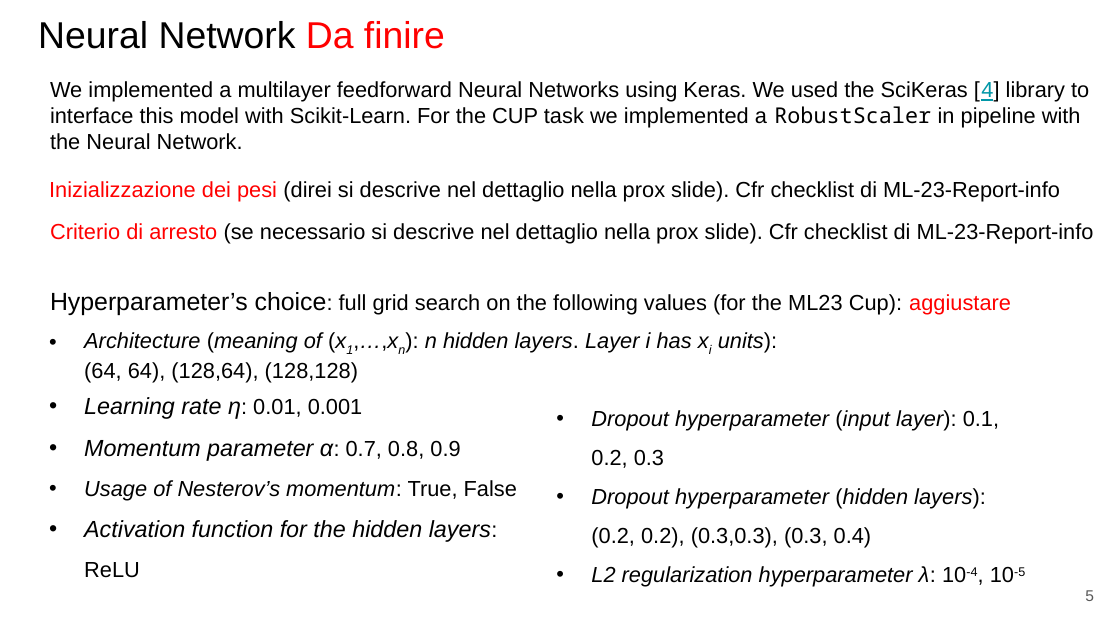
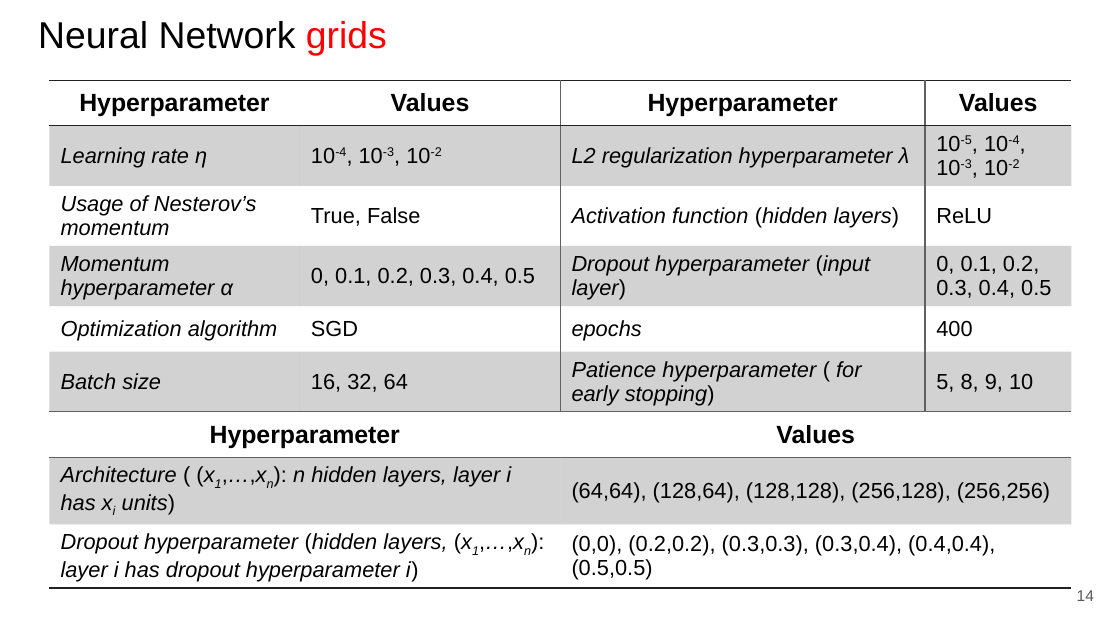
Before and after one commit to paolo-junior-mollica/machine-learning-project, a slide deck: slide 14 of relazione/ML-2023-PRJ-Slides-Demo.pptx (slide 5 before the commit). Drawn at 1120x630 pixels with LibreOffice and Linux fonts; fonts in the diff are those of the drawing. Boxes give left, top, right and bottom in pixels: in the first picture for what was removed or moved away, otherwise in the second. Text is boxed around its words. In the diff, an @@ line names an element or a change of style, - is before the commit and + after.

```diff
--- a/relazione/ML-2023-PRJ-Slides-Demo.pptx
+++ b/relazione/ML-2023-PRJ-Slides-Demo.pptx
@@ title at (x1=38, y1=21, x2=387, y2=56): text changed @@
-Neural Network Da finire
+Neural Network grids
@@ table added at (x1=49, y1=81, x2=1072, y2=598), 9 rows, 4 columns @@
+Hyperparameter | Values | Hyperparameter | Values
+Learning rate η | 10-4, 10-3, 10-2 | L2 regularization hyperparameter λ | 10-5, 10-4, 10-3, 10-2
+Usage of Nesterov’s momentum | True, False | Activation function (hidden layers) | ReLU
+Momentum hyperparameter α | 0, 0.1, 0.2, 0.3, 0.4, 0.5 | Dropout hyperparameter (input layer) | 0, 0.1, 0.2, 0.3, 0.4, 0.5
+Optimization algorithm | SGD | epochs | 400
+Batch size | 16, 32, 64 | Patience hyperparameter ( for early stopping) | 5, 8, 9, 10
+Hyperparameter |  | Values | 
+Architecture ( (x1,…,xn): n hidden layers, layer i has xi units) |  | (64,64), (128,64), (128,128), (256,128), (256,256) | 
+Dropout hyperparameter (hidden layers, (x1,…,xn): layer i has dropout hyperparameter i) |  | (0,0), (0.2,0.2), (0.3,0.3), (0.3,0.4), (0.4,0.4), (0.5,0.5) | 
@@ text removed at (x1=50, y1=81, x2=1089, y2=150) @@
-We implemented a multilayer feedforward Neural Networks using Keras. We used the SciKeras [4] library to interface this model with Scikit-Learn. For the CUP task we implemented a RobustScaler in pipeline with the Neural Network.
@@ text removed at (x1=49, y1=181, x2=1060, y2=202) @@
-Inizializzazione dei pesi (direi si descrive nel dettaglio nella prox slide). Cfr checklist di ML-23-Report-info
@@ text removed at (x1=50, y1=223, x2=1094, y2=244) @@
-Criterio di arresto (se necessario si descrive nel dettaglio nella prox slide). Cfr checklist di ML-23-Report-info
@@ text removed at (x1=50, y1=292, x2=1011, y2=315) @@
-Hyperparameter’s choice: full grid search on the following values (for the ML23 Cup): aggiustare
@@ text removed at (x1=84, y1=332, x2=777, y2=383) @@
-• Architecture (meaning of (x1,…,xn): n hidden layers. Layer i has xi units):
-  (64, 64), (128,64), (128,128)
@@ text removed at (x1=84, y1=397, x2=517, y2=578) @@
-• Learning rate η: 0.01, 0.001
-• Momentum parameter α: 0.7, 0.8, 0.9
-• Usage of Nesterov’s momentum: True, False
-• Activation function for the hidden layers: ReLU
@@ text removed at (x1=591, y1=410, x2=1025, y2=587) @@
-• Dropout hyperparameter (input layer): 0.1, 0.2, 0.3
-• Dropout hyperparameter (hidden layers):
-  (0.2, 0.2), (0.3,0.3), (0.3, 0.4)
-• L2 regularization hyperparameter λ: 10-4, 10-5
@@ page number at (x1=1077, y1=590, x2=1094, y2=601): text changed @@
-5
+14
```
Also in this commit, not shown: 5 other slides changed, 4 slides added.
